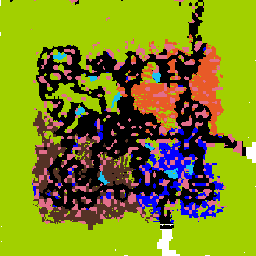
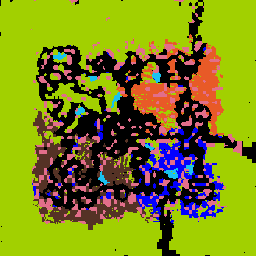
Layers edited between the first and the second 256 x 256 image:
added layer "world2 #5" above "Background" over (x1=0, y1=0, x2=256, y2=256)
